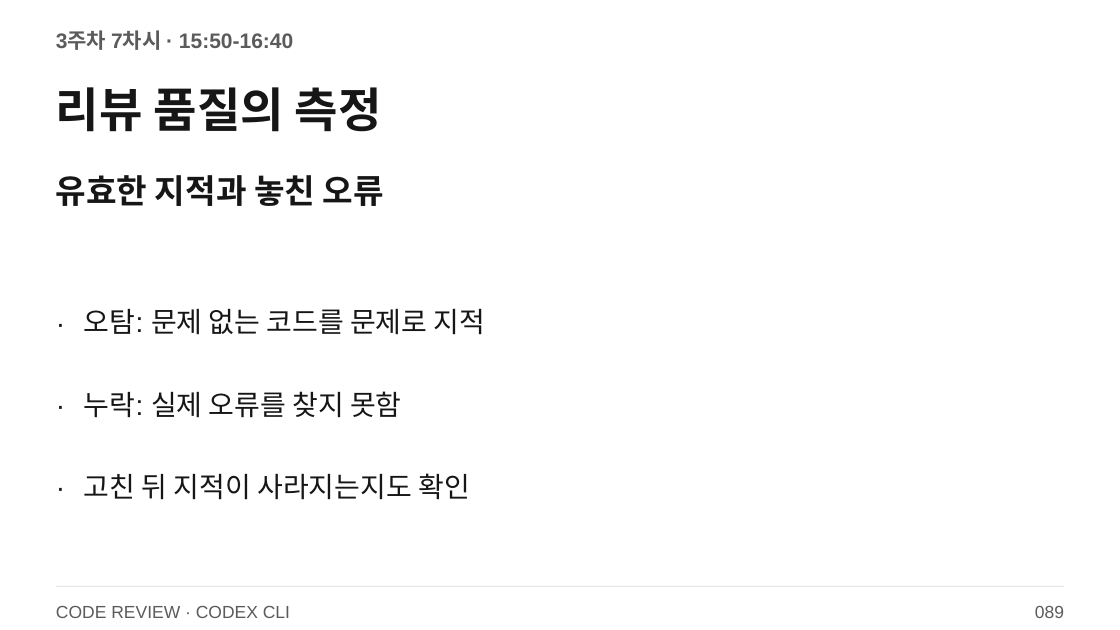
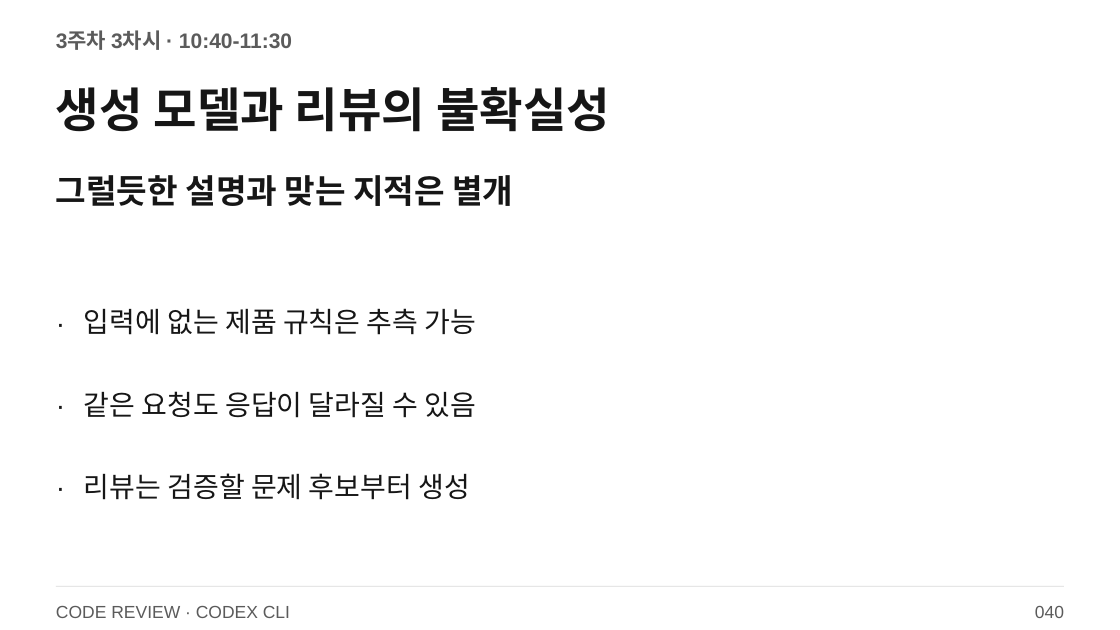
Before and after one commit to smilesjcha/llm-agent-and-workflow-automation, a slide deck: slide 40 of slides/IPA_LLM_Agent_업무자동화_Day3_2026_CODEX_CLI.pptx (slide 89 before the commit). Drawn at 1120x630 pixels with LibreOffice and Linux fonts; fonts in the diff are those of the drawing. Boxes give left, top, right and bottom in pixels: in the first picture for what was removed or moved away, otherwise in the second. Text is boxed around its words. In the diff, an @@ line names an element or a change of style, - is before the commit and + after.

```diff
--- a/slides/IPA_LLM_Agent_업무자동화_Day3_2026_CODEX_CLI.pptx
+++ b/slides/IPA_LLM_Agent_업무자동화_Day3_2026_CODEX_CLI.pptx
@@ text at (56, 31, 292, 50): text changed @@
-3주차 7차시 · 15:50-16:40
+3주차 3차시 · 10:40-11:30
@@ text at (56, 87, 610, 132): text changed @@
-리뷰 품질의 측정
+생성 모델과 리뷰의 불확실성
@@ text at (56, 175, 513, 206): text changed @@
-유효한 지적과 놓친 오류
+그럴듯한 설명과 맞는 지적은 별개
@@ text at (84, 308, 477, 335): text changed @@
-오탐: 문제 없는 코드를 문제로 지적
+입력에 없는 제품 규칙은 추측 가능
@@ text at (84, 391, 477, 418): text changed @@
-누락: 실제 오류를 찾지 못함
+같은 요청도 응답이 달라질 수 있음
@@ text at (84, 473, 470, 500): text changed @@
-고친 뒤 지적이 사라지는지도 확인
+리뷰는 검증할 문제 후보부터 생성
@@ text at (1035, 606, 1064, 618): text changed @@
-089
+040
```
Also in this commit, not shown: 70 other slides changed, 98 slides added, 13 slides removed, 27 other files.
